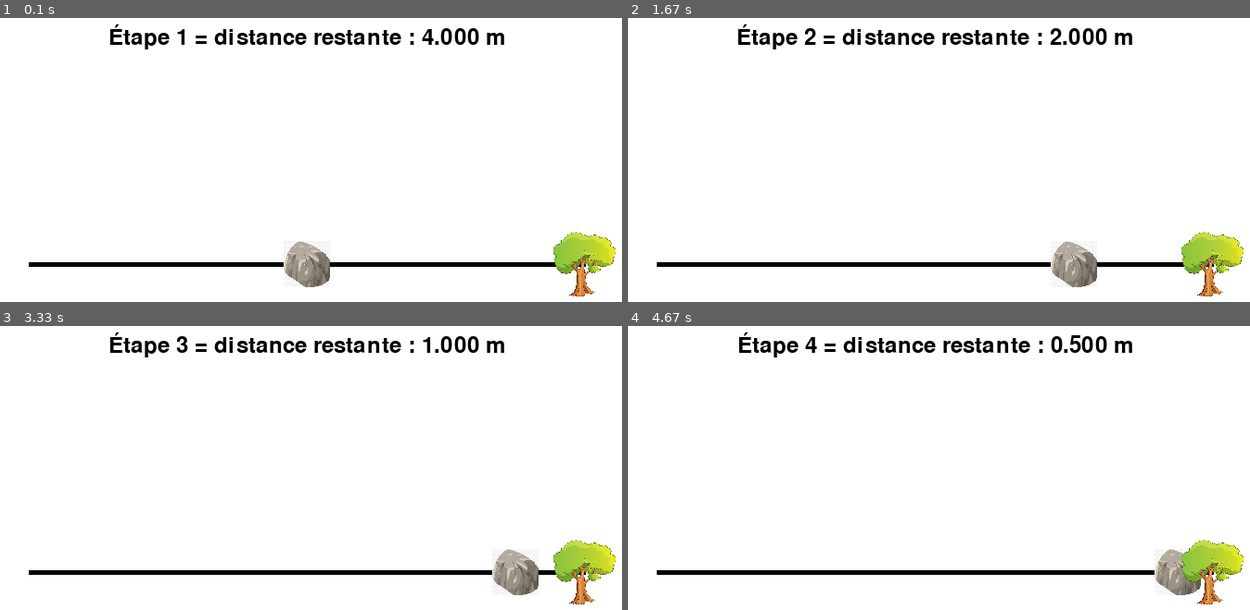
Above: before the commit, frames 1-4 (two rows, left to right).
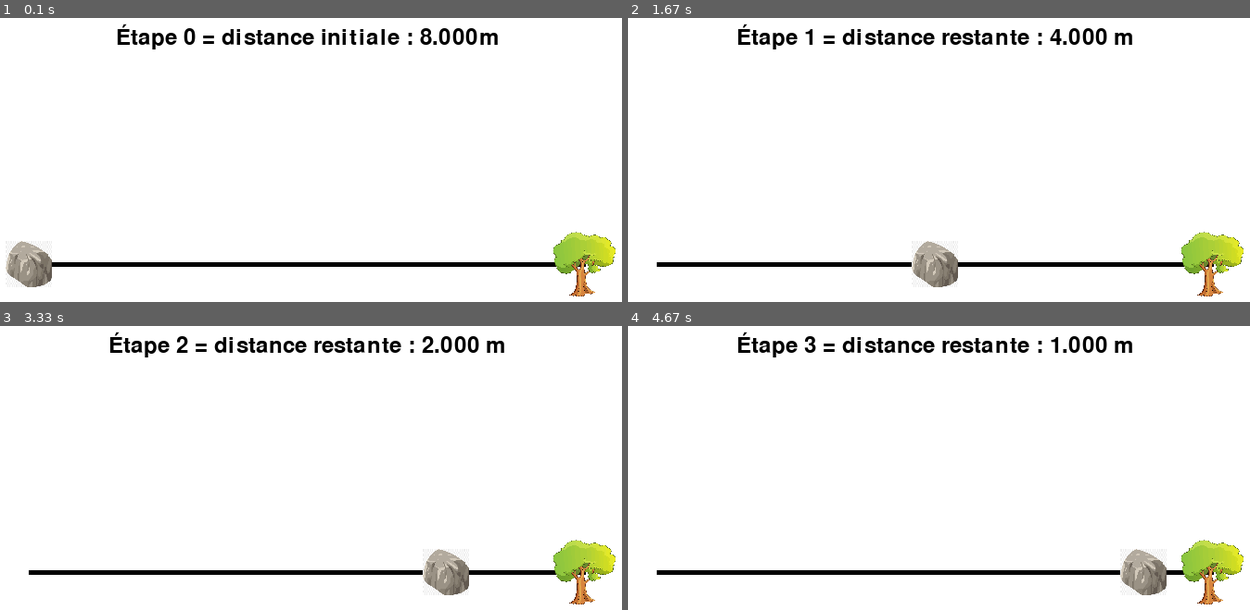
Above: after the commit, the same moments.

Repository: axel-achart/zeno-paradoxes
Game: pygame game, started from dichotomie_pygame.py
Same seed, same stepped clock (60 frames per second), same inputs: the game is played once before the commit and once after it.
Inputs:
- Up to frame 1 (0.1 s): no input
- Up to frame 2 (1.67 s): no input
- Up to frame 3 (3.33 s): no input
- Up to frame 4 (4.67 s): no input

The runs differ from the first frame. In frame 1, 3.7% of the frame differs, in the area x 0-82%, y 1-95%; in frame 2, 1.9%; in frame 3, 1.9%; in frame 4, 2.5%.

Commit message:
dichotomie pygame OK

Diff:
--- a/dichotomie_pygame.py
+++ b/dichotomie_pygame.py
@@ -36,6 +36,16 @@
     rock_img = pygame.transform.scale(rock_img, (rock_size, rock_size))
     tree_img = pygame.transform.scale(tree_img, (tree_size, tree_size))
 
+    screen.fill(BACKGROUND_COLOR)
+    text_init = font.render(f"Étape 0 = distance initiale : 8.000m", True, (0, 0, 0))
+    screen.blit(text_init, (SCREEN_WIDTH // 2 - text_init.get_width() // 2, 40))
+    pygame.draw.line(screen, (0, 0, 0), (start_x, line_y), (end_x, line_y), 5)
+    rock_x = start_x
+    screen.blit(rock_img, (rock_x - rock_size // 2, line_y - rock_size // 2))
+    screen.blit(tree_img, (end_x - tree_size // 2, line_y - tree_size // 2))
+    pygame.display.flip()
+    pygame.time.delay(1500)
+
     running = True
     while running:
         for event in pygame.event.get():
@@ -63,4 +73,7 @@
             pygame.display.flip()
             pygame.time.delay(1500) # Delay comme time.sleep(1.5)
 
+        else:
+            pygame.quit()
+
 dichotomie()
